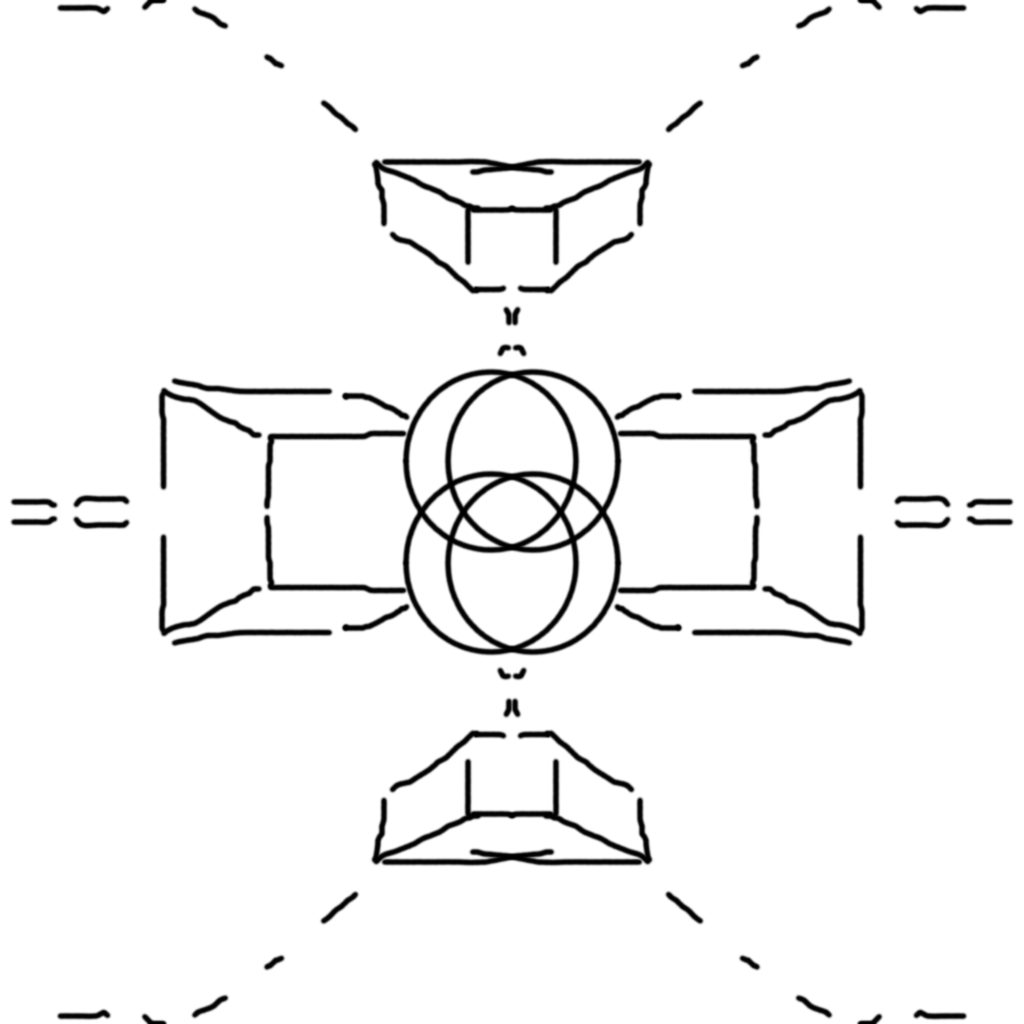
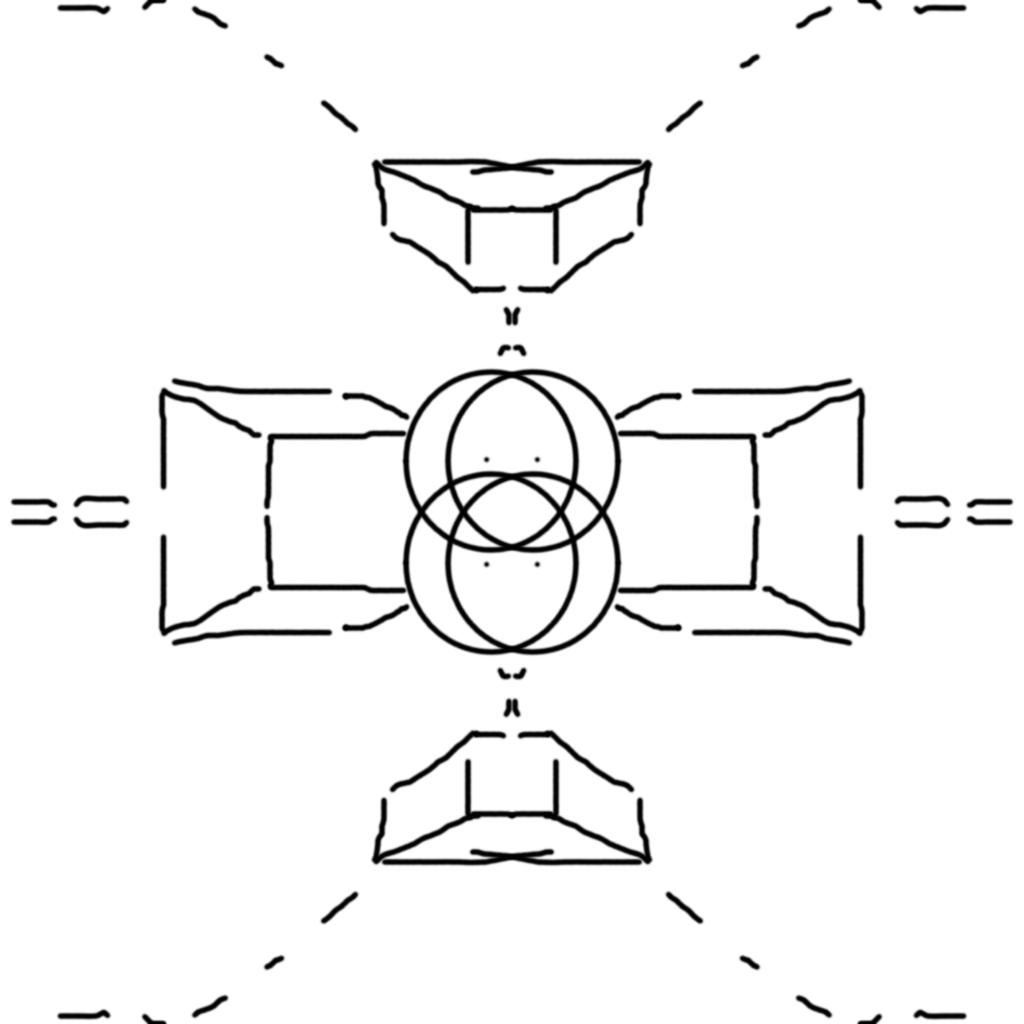
Before/after of a 1024 x 1024 layered artwork. What changed in the layer stack:
painted on "Paint Layer 1" over [482, 455, 542, 569]
